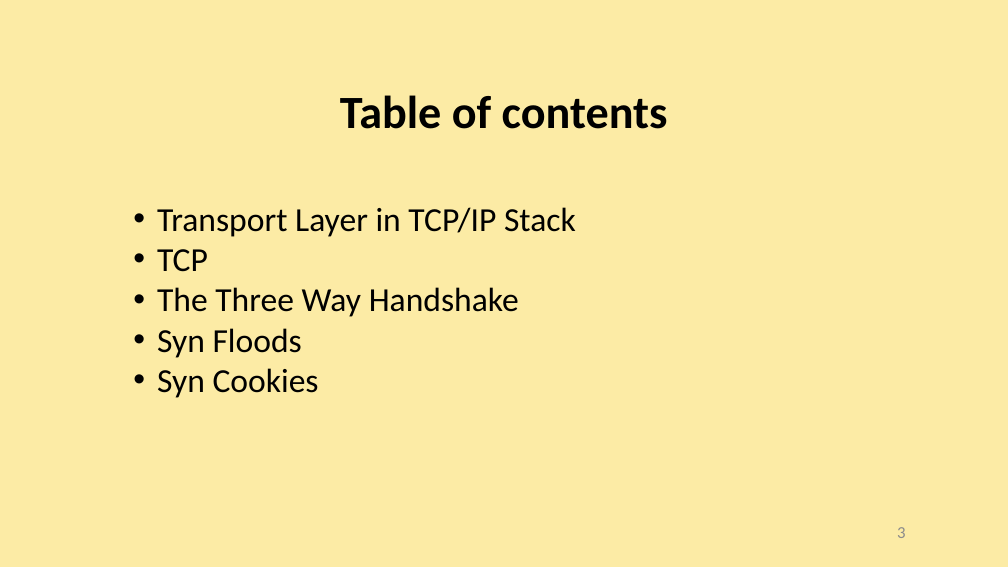
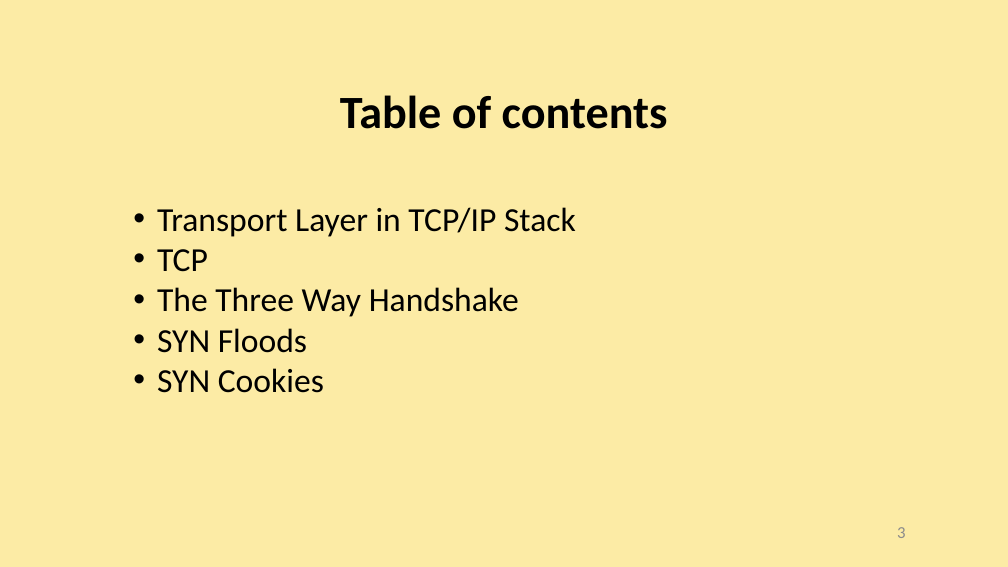
Before and after one commit to AliGhaffarian/university_thingies, a slide deck: slide 3 of research_and_presentation/Transport Layer, TCP and Floods/presentation_slides/Transport Layer, TCP and Floods.pptx. Drawn at 1008x567 pixels with LibreOffice and Linux fonts; fonts in the diff are those of the drawing. Boxes give left, top, right and bottom in pixels: in the first picture for what was removed or moved away, otherwise in the second. Text is boxed around its words. In the diff, an @@ line names an element or a change of style, - is before the commit and + after.

```diff
--- a/research_and_presentation/Transport Layer, TCP and Floods/presentation_slides/Transport Layer, TCP and Floods.pptx
+++ b/research_and_presentation/Transport Layer, TCP and Floods/presentation_slides/Transport Layer, TCP and Floods.pptx
@@ text at bbox=[157, 328, 324, 393]: text changed @@
-• Syn Floods
-• Syn Cookies
+• SYN Floods
+• SYN Cookies
```
Also in this commit, not shown: 6 other slides changed, 1 other file.
